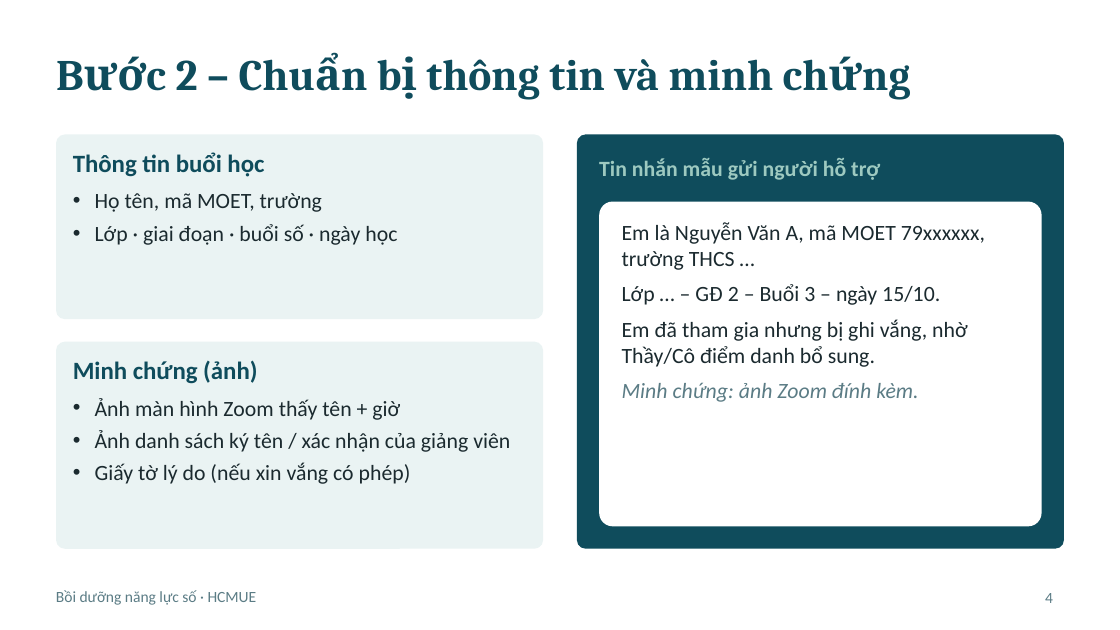
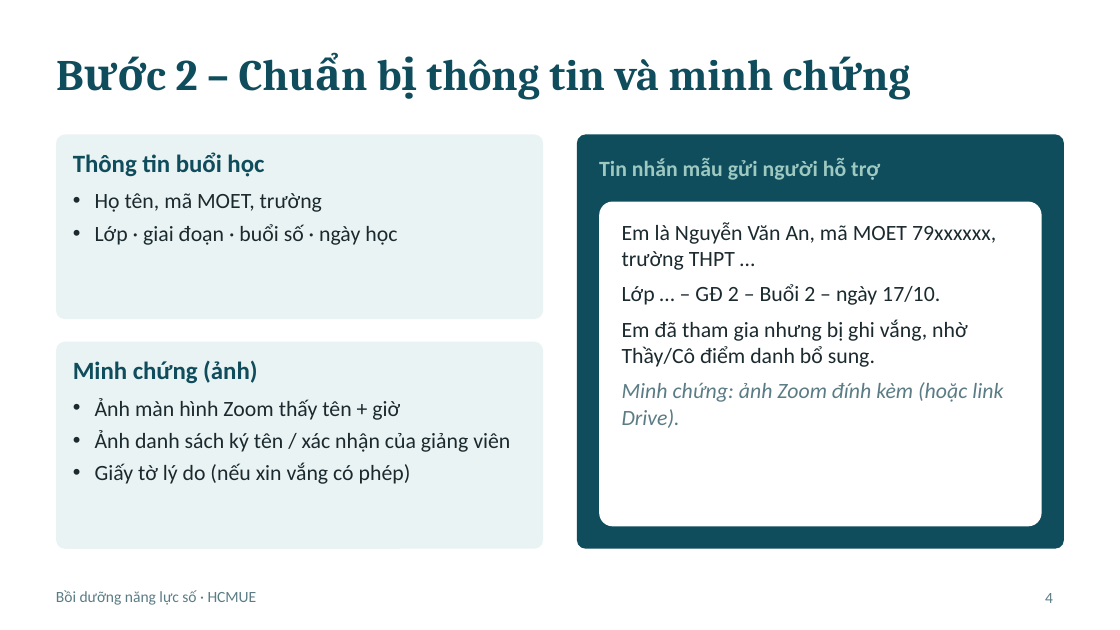
Before and after one commit to thienvo2111/thong-tin-hoc-vien, a slide deck: slide 4 of docs/huong-dan-diem-danh-bo-sung-hoc-vien.pptx. Drawn at 1120x630 pixels with LibreOffice and Linux fonts; fonts in the diff are those of the drawing. Boxes give left, top, right and bottom in pixels: in the first picture for what was removed or moved away, otherwise in the second. Text is boxed around its words. In the diff, an @@ line names an element or a change of style, - is before the commit and + after.

```diff
--- a/docs/huong-dan-diem-danh-bo-sung-hoc-vien.pptx
+++ b/docs/huong-dan-diem-danh-bo-sung-hoc-vien.pptx
@@ text at (x1=622, y1=222, x2=996, y2=305): text changed @@
-Em là Nguyễn Văn A, mã MOET 79xxxxxx, trường THCS …
-Lớp … – GĐ 2 – Buổi 3 – ngày 15/10.
+Em là Nguyễn Văn An, mã MOET 79xxxxxx, trường THPT …
+Lớp … – GĐ 2 – Buổi 2 – ngày 17/10.
@@ text at (x1=622, y1=382, x2=1003, y2=428): text changed @@
-Minh chứng: ảnh Zoom đính kèm.
+Minh chứng: ảnh Zoom đính kèm (hoặc link Drive).
```
Also in this commit, not shown: 1 other slide changed, 4 slides added, 1 slide removed, 1 other file.
